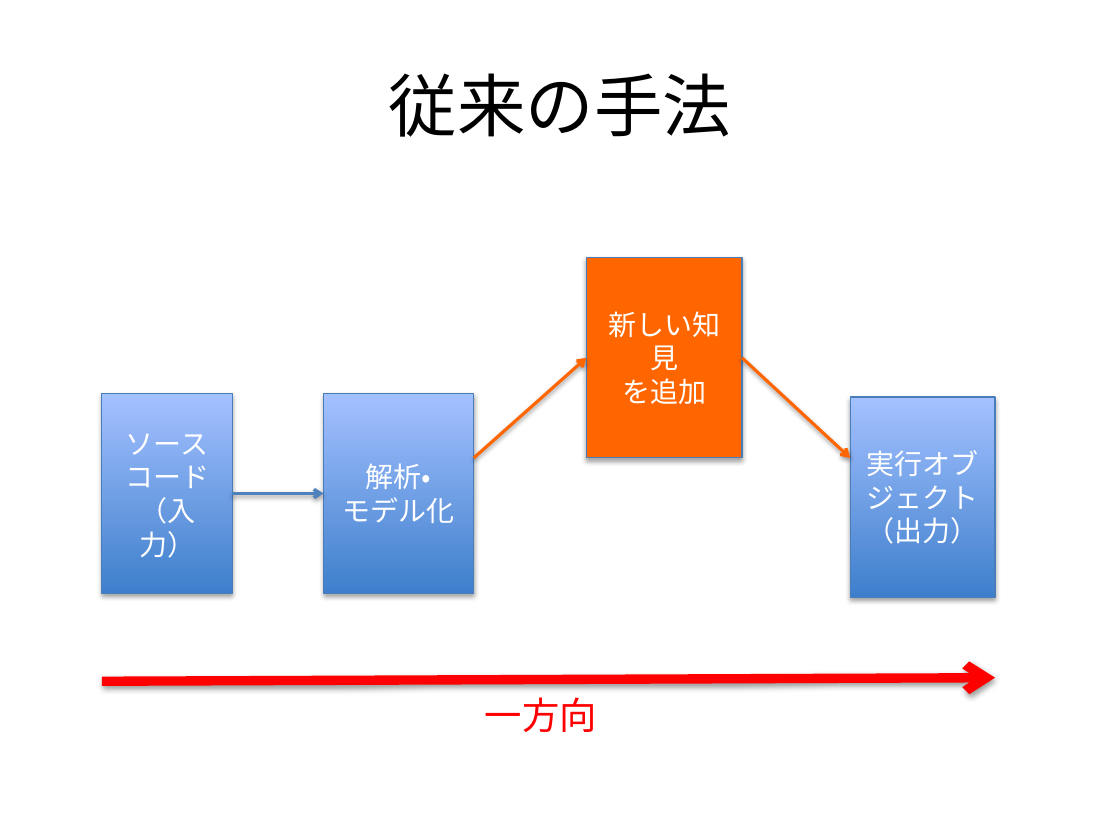
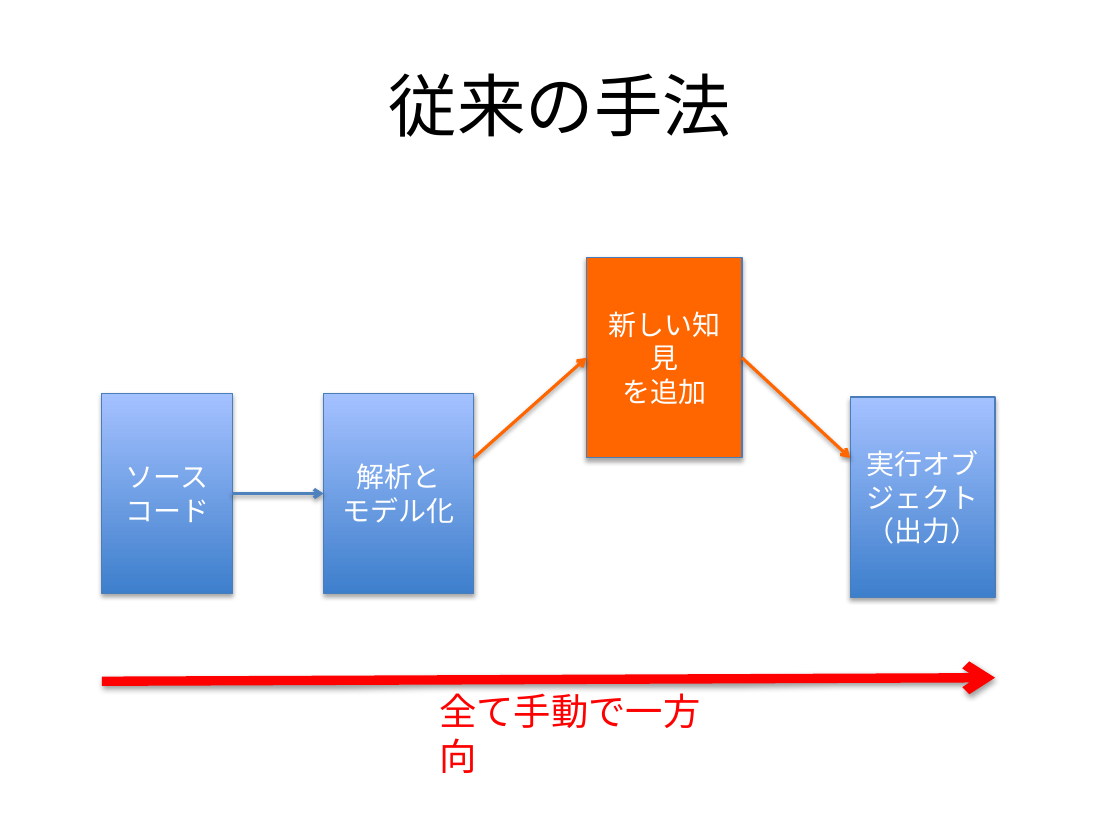
Before and after one commit to f-akazawa/akaz_uecdevelop, a slide deck: slide 10 of doc/中間発表資料.pptx. Drawn at 1120x840 pixels with LibreOffice and Linux fonts; fonts in the diff are those of the drawing. Boxes give left, top, right and bottom in pixels: in the first picture for what was removed or moved away, otherwise in the second. Text is boxed around its words. In the diff, an @@ line names an element or a change of style, - is before the commit and + after.

Commit message:
スライドで流れがおかしい部分を修正
読み上げ原稿としてメモに追記
まだ関連研究のあとに今回対象とするモデルの話に行くのはいきなり飛びすぎのような気がする

```diff
--- a/doc/中間発表資料.pptx
+++ b/doc/中間発表資料.pptx
@@ text in rectangle at [125, 466, 209, 522]: text changed @@
-ソースコード（入力）
+ソースコード
@@ text in rectangle at [343, 463, 455, 523]: text changed @@
-解析・
-モデル化
+解析と
+モデル化
@@ text at [439, 687, 700, 773]: text changed @@
-一方向
+全て手動で一方向
```
Also in this commit, not shown: 4 other slides changed.
